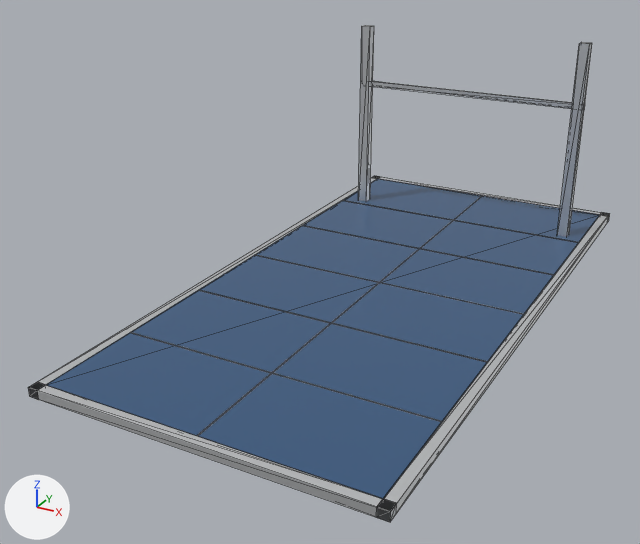
An edit to the glTF model assets/3d/placeholders/SOL-ADA-ASB-M10-144-575.glb, drawn before and after from the same camera.
One viewpoint serves both versions: a camera (50 mm lens) standing at (1.22, -2.66, 1.35) and looking at (-0.13, -0.21, 0.12). Arrows for +X, +Y and +Z are at lower left; the lights stay in place. The first picture is the older version. Mesh edges are drawn as thin lines. Vertices at exactly the same position are counted once.

In view in the first picture: 'SOL-ADA-ASB-M10-144-575'.
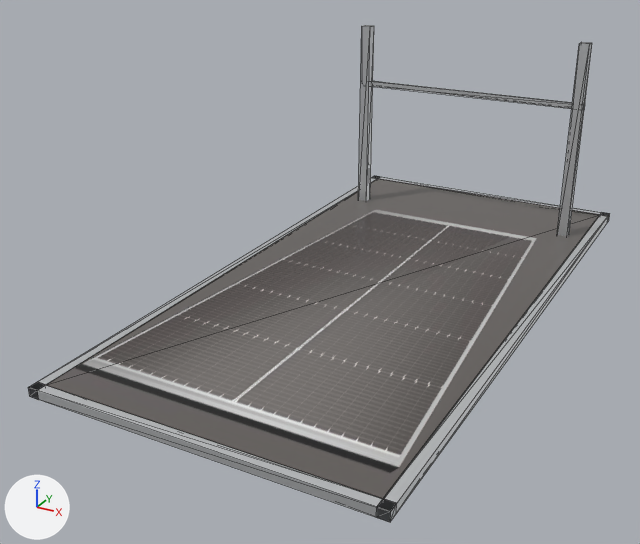
The change in detail:
Picture 'Image_0' (img_image_0) is new.
Material 'solar-face' (mat_solar_face) is new.
Its texture is img_image_0.
Its metallic is 0.1.
Its roughness is 0.25.
me_sol_ada_asb_m10_144_575 is used by ob_sol_ada_asb_m10_144_575; location (0.0, 0.0, 0.0).
me_sol_ada_asb_m10_144_575 had 144 vertices, 228 faces and spanned x -0.57..0.57, y -1.14..1.14, z 0.0..0.8.
me_sol_ada_asb_m10_144_575 now has 96 vertices, 156 faces and spans x -0.57..0.57, y -1.14..1.14, z 0.0..0.8.
me_sol_ada_asb_m10_144_575 part 1: 6 loose pieces with 48 vertices, spanning x -0.53..0.53, y -1.1..1.1, z 0.03, are deleted.
me_sol_ada_asb_m10_144_575 part 2: 2 faces spanning x -0.53..0.53, y -1.11..1.11, z 0.03 switch from mat_solar_cell (blue #3f6189) to mat_solar_face (picture img_image_0).
me_sol_ada_asb_m10_144_575 no longer uses material mat_solar_grid (white #e1e5ea).

What differs and where, as boxes [x1, y1, x2, y2] in the pictures (640 x 544 px):
part 1 of me_sol_ada_asb_m10_144_575, deleted: before [130, 196, 579, 436]
part 2 of me_sol_ada_asb_m10_144_575, recoloured: [47, 179, 599, 498] in both
